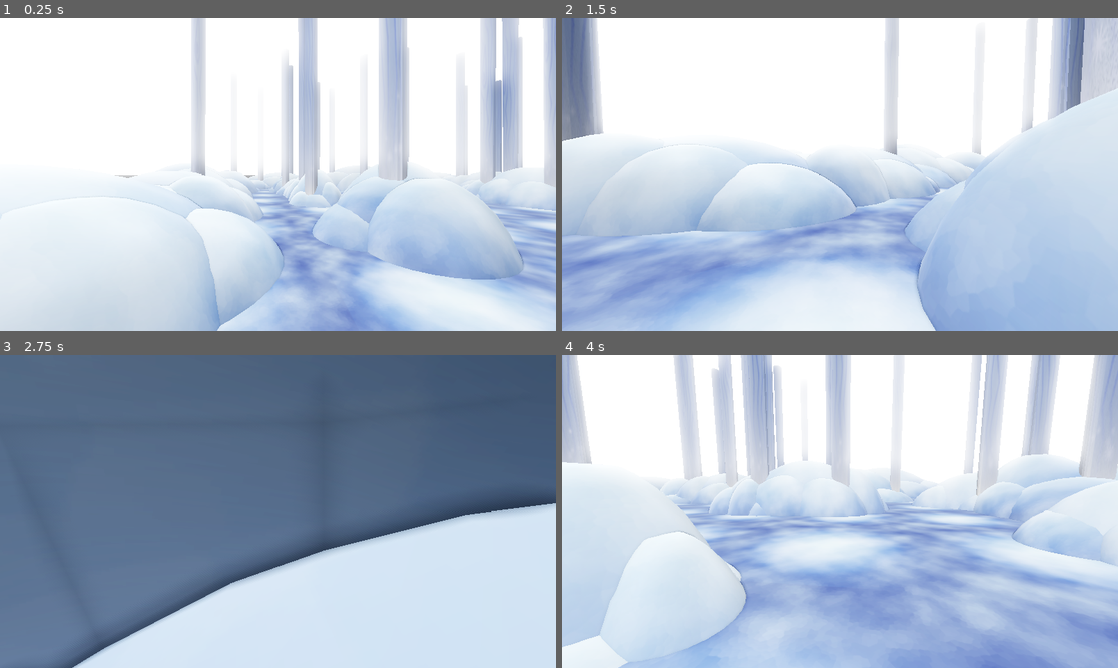
Above: before the commit, frames 1-4 (two rows, left to right).
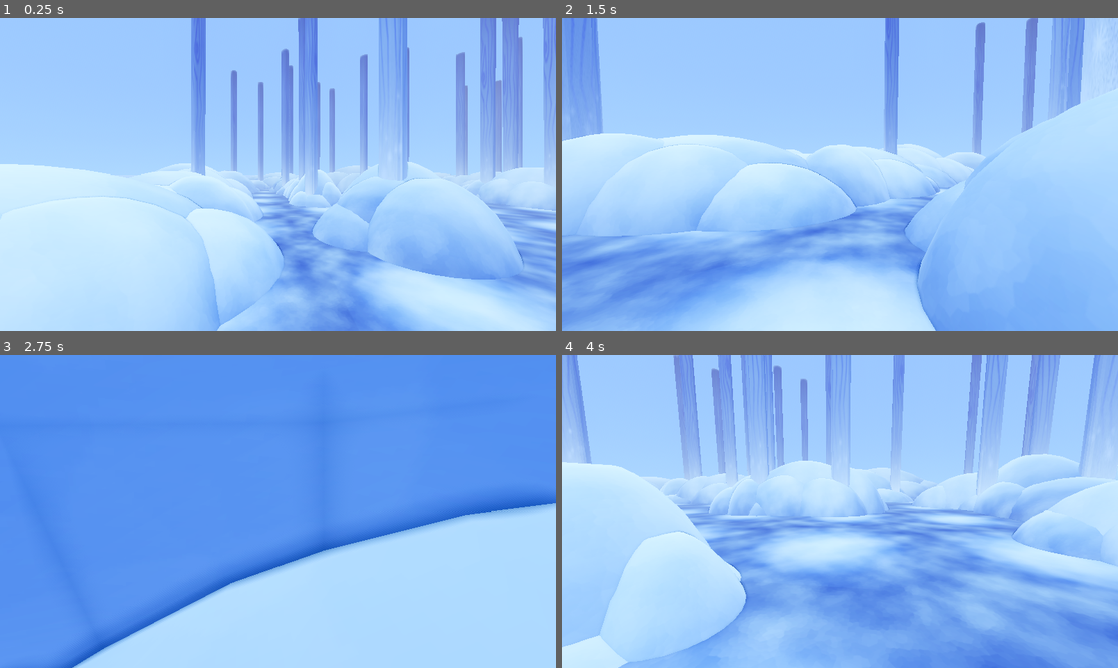
Above: after the commit, the same moments.

Repository: TatuArvela/mask-game
Game: Godot game, scene res://scenes/test_scene/heikki_scene.tscn
Same seed, same stepped clock (60 frames per second), same inputs: the game is played once before the commit and once after it. This scene is started directly instead of the project's main scene.
Inputs (mouse positions are in pixels of both pictures, inside the frame that each line leads up to):
- Up to frame 1 (0.25 s): no input
- Up to frame 2 (1.5 s): move the mouse to (867, 174) at 0.52 s; hold Shift (run) 0.53-1.28 s; hold W (forward) from 0.53 s (still down); move the mouse to (812, 174) at 1.27 s; tap Ctrl (sneak) at 1.35 s
- Up to frame 3 (2.75 s): keep holding W (forward); move the mouse to (289, 505) at 2.02 s; hold Shift (run) from 2.03 s (still down)
- Up to frame 4 (4 s): keep holding W (forward); move the mouse to (834, 517) at 2.77 s; release Shift (run) at 2.78 s; tap Ctrl (sneak) at 2.85 s; move the mouse to (878, 514) at 3.52 s; hold Shift (run) from 3.53 s (still down)

The runs differ from the first frame. In frame 1, 96% of the frame differs, in the area x 0-100%, y 0-100%; in frame 2, 98%; in frame 3, 100%; in frame 4, 100%.

Commit message:
Sunnuntai päivitys

Diff:
--- a/scenes/test_scene/heikki_scene.tscn
+++ b/scenes/test_scene/heikki_scene.tscn
@@ -16,19 +16,19 @@
 
 [sub_resource type="WorldBoundaryShape3D" id="WorldBoundaryShape3D_8pyld"]
 
-[sub_resource type="ProceduralSkyMaterial" id="ProceduralSkyMaterial_mndh0"]
-sky_top_color = Color(1, 1, 1, 1)
-sky_horizon_color = Color(0.56, 0.56, 0.56, 1)
-sky_curve = 1.6970571
-sky_energy_multiplier = 30.0
-ground_bottom_color = Color(0.2, 0.2, 0.2, 1)
-ground_curve = 1e-05
+[sub_resource type="ProceduralSkyMaterial" id="ProceduralSkyMaterial_38r8w"]
+sky_top_color = Color(0.20685032, 0.4431066, 0.9775415, 1)
+sky_horizon_color = Color(0.28208134, 0.50531375, 0.94102466, 1)
+ground_bottom_color = Color(0.07987871, 0.17277938, 0.40345606, 1)
+ground_horizon_color = Color(0.38693056, 0.53815764, 0.79070675, 1)
+ground_curve = 0.14928542
 
 [sub_resource type="Sky" id="Sky_1x7oe"]
-sky_material = SubResource("ProceduralSkyMaterial_mndh0")
+sky_material = SubResource("ProceduralSkyMaterial_38r8w")
 
 [sub_resource type="Environment" id="Environment_l4ihe"]
 background_mode = 2
+background_energy_multiplier = 1.38
 sky = SubResource("Sky_1x7oe")
 tonemap_mode = 3
 ssr_enabled = true
Binary file added: heikki/mask-game_bg_v2.png
Not shown, added: heikki/mask-game_bg_v2.png.import
